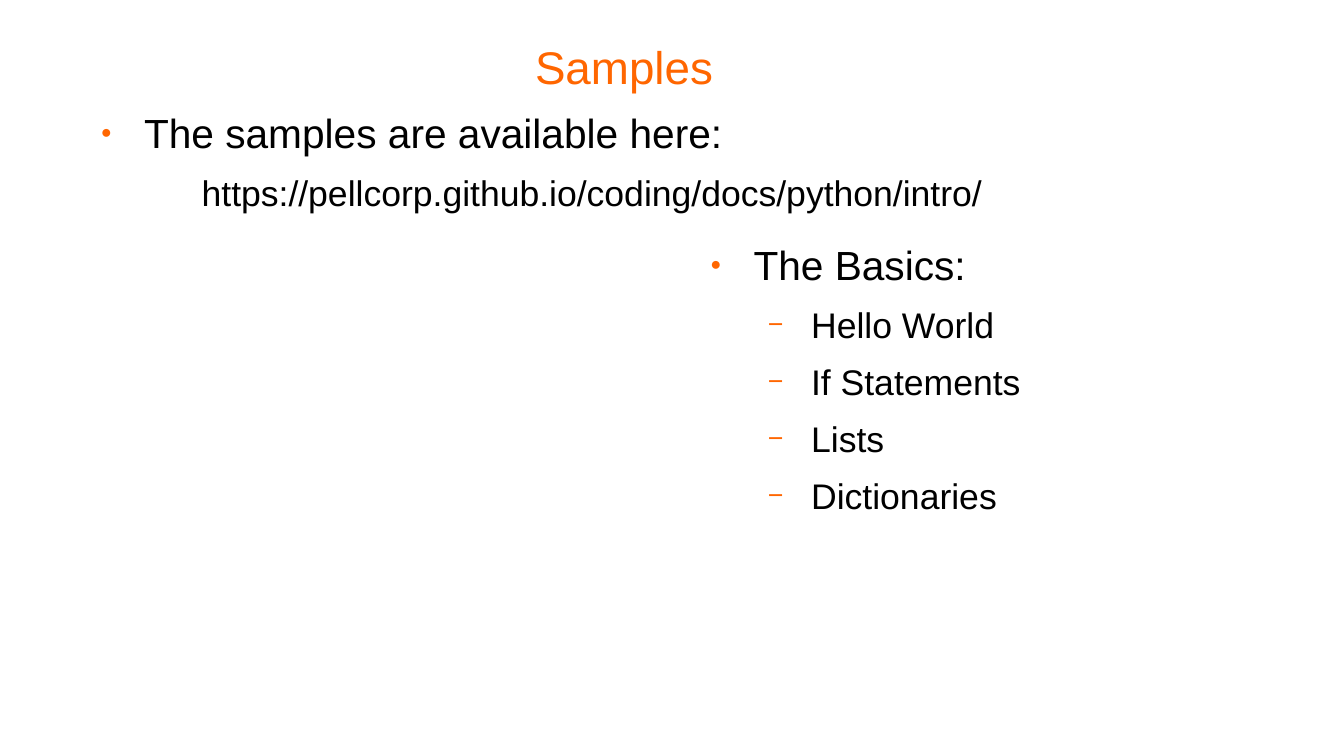
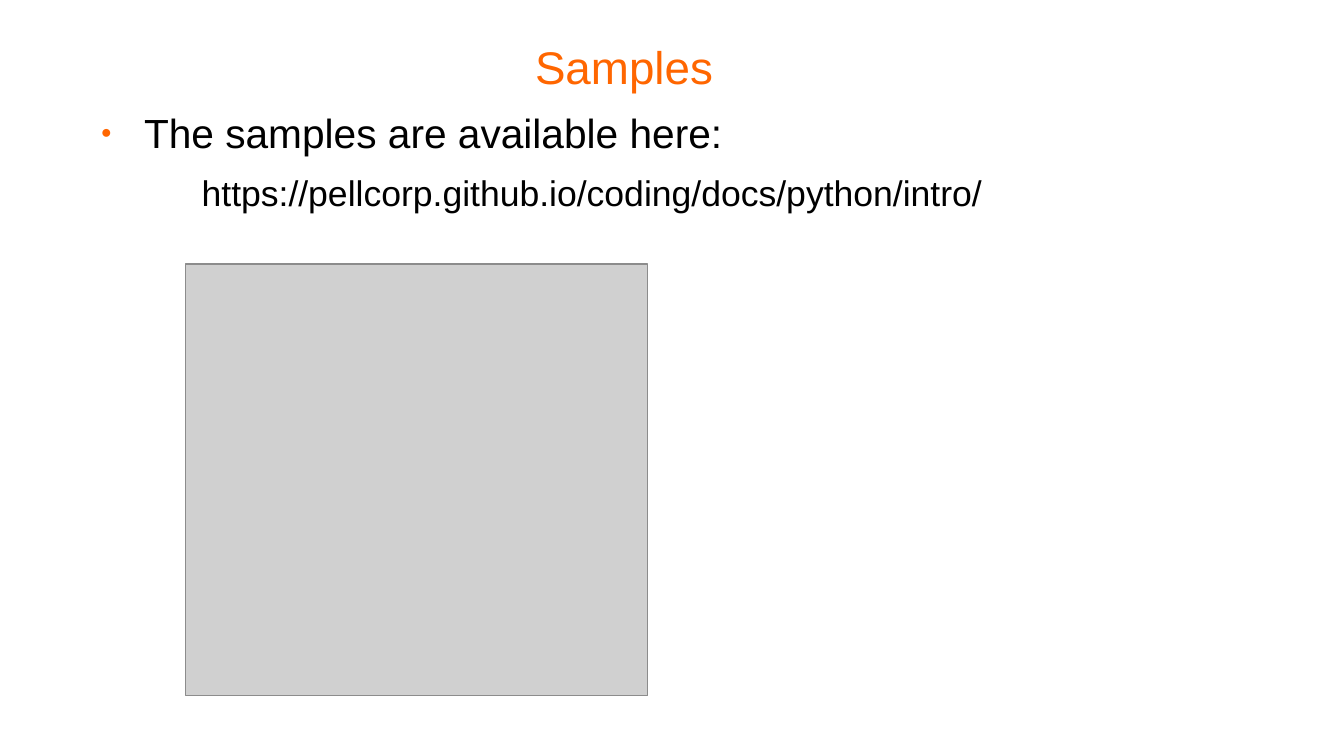
Before and after one commit to pellcorp/coding, a slide deck: slide 10 of docs/python-coding.odp. Drawn at 1344x756 pixels with LibreOffice and Linux fonts; fonts in the diff are those of the drawing; grey boxes stand for pictures; background and template pictures are left out. Boxes give left, top, right and bottom in pixels: in the first picture for what was removed or moved away, otherwise in the second. Text is boxed around its words. In the diff, an @@ line names an element or a change of style, - is before the commit and + after.

```diff
--- a/docs/python-coding.odp
+++ b/docs/python-coding.odp
@@ picture added at [185, 263, 648, 695] @@
@@ text removed at [754, 250, 1021, 510] @@
-● The Basics:
-  − Hello World
-  − If Statements
-  − Lists
-  − Dictionaries
```
Also in this commit, not shown: 4 other files.
